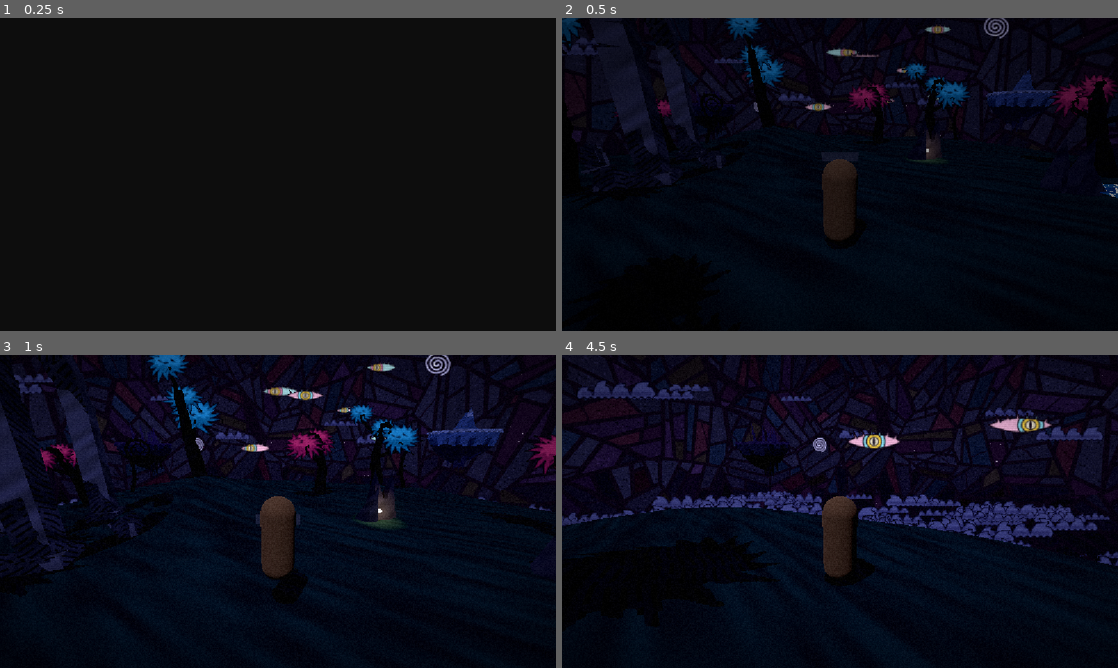
Above: before the commit, frames 1-4 (two rows, left to right).
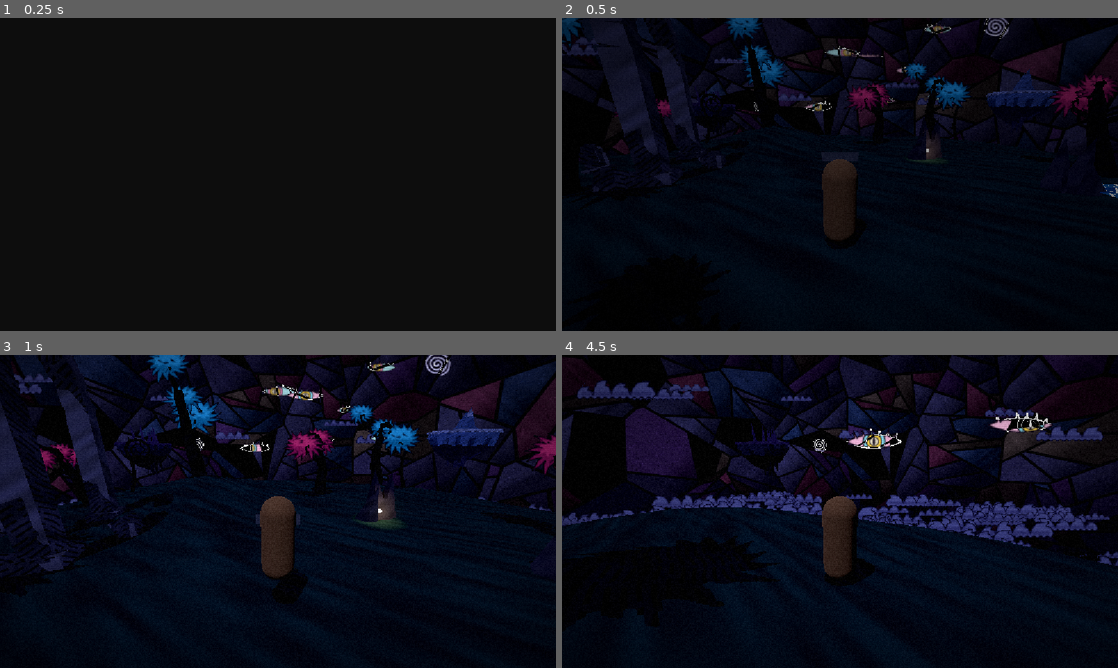
Above: after the commit, the same moments.

Repository: JackVoltaire/Dhull-Garden
Game: Godot game, scene res://scenes/main/main.tscn
Two runs of this game, one before a commit and one after it. Both use one fixed random seed, a clock stepped at 60 frames per second and the inputs below.
Inputs (mouse positions are in pixels of both pictures, inside the frame that each line leads up to):
- Up to frame 1 (0.25 s): no input
- Up to frame 2 (0.5 s): no input
- Up to frame 3 (1 s): tap Enter at 0.5 s; move the mouse to (305, 511) at 0.52 s; hold W (move_forward) from 0.53 s (still down); hold E (interact) from 0.53 s (still down); tap Space (jump) at 0.77 s
- Up to frame 4 (4.5 s): keep holding W (move_forward); move the mouse to (812, 511) at 1.27 s; release E (interact) at 1.28 s; tap Shift (sprint) at 1.35, 2.85, 4.35 s; tap Space (jump) at 1.52, 3.02, 3.77 s; move the mouse to (851, 505) at 2.02 s; hold E (interact) 2.03-2.78 s; move the mouse to (834, 517) at 2.77 s; move the mouse to (878, 514) at 3.52 s; hold E (interact) 3.53-4.28 s; move the mouse to (795, 508) at 4.27 s

Frame 1 is identical in both runs. In frame 2, 2.9% of the frame differs, in the area x 0-100%, y 0-44%; in frame 3, 9.1%; in frame 4, 14%, in the area x 0-100%, y 0-54%.

Commit message:
Cut the sky into irregular shards; draw sky shapes as line art behind the lead
The shards now look like separate pieces of glass, as in the user's
reference: the sky is split into patches along great circles, and each
patch is cut in two along a random straight line, each half again, and
so on, giving irregular, angular shards of many sizes lying every which
way, in thin lead, a few missing. Each shard is shaded inside like thick
glass.

The cut lives in stained_glass.gdshaderinc, shared with the sun, moon,
floating eyes and sky doodles. Wherever the lead or a missing shard
covers one of them, it shows as white line art on black, as if seen
behind the window.

Co-Authored-By: Claude Opus 5.5 <noreply@anthropic.com>

Diff:
--- a/assets/shaders/cardboard_cutout.gdshader
+++ b/assets/shaders/cardboard_cutout.gdshader
@@ -3,6 +3,8 @@
 // frames. Use it on a QuadMesh whose size matches one frame's shape.
 shader_type spatial;
 render_mode cull_disabled, diffuse_toon, specular_disabled;
+
+#include "res://assets/shaders/stained_glass.gdshaderinc"
 
 uniform sampler2D frames : source_color, filter_linear_mipmap;
 uniform int frame_count : hint_range(1, 64) = 4;
@@ -24,6 +26,9 @@
 // How much the world's light falls on the drawing. At 0 it keeps exactly its drawn colors by day
 // and night, as bright as self_light makes it.
 uniform float world_light : hint_range(0.0, 1.0) = 1.0;
+// For drawings in the sky, like floating eyes: they sit behind the sky's stained glass, so where
+// the lead or a missing shard covers them they show as white line art on black.
+uniform bool behind_glass = false;
 // How far the shadow caster sits behind the drawing, along the light, in mesh units; about
 // half the mesh's width. The shadow on the ground stays in place, but the drawing stops
 // shadowing itself.
@@ -86,6 +91,11 @@
 	vec4 color = texture(frames, uv) * tint;
 	ALBEDO = color.rgb * world_light;
 	EMISSION = color.rgb * self_light;
+	if (behind_glass) {
+		float blackness = glass_blackness(normalize(mat3(INV_VIEW_MATRIX) * VERTEX));
+		ALBEDO *= 1.0 - blackness;
+		EMISSION = mix(EMISSION, glass_line_art(color.rgb), blackness);
+	}
 	ALPHA = color.a;
 	ALPHA_SCISSOR_THRESHOLD = alpha_cut;
 	// Also seen from behind (standees), keep the sky-facing normal rather than a flipped one.
--- a/assets/shaders/sky_cutout.gdshader
+++ b/assets/shaders/sky_cutout.gdshader
@@ -1,8 +1,11 @@
 // A drawn cutout far out in the sky, like the sun or moon: always faces the camera and ignores
 // light, fog and shadows. Frames sit side by side in the texture, as in cardboard_cutout, and
-// play in steps. Center the QuadMesh on its middle.
+// play in steps. Center the QuadMesh on its middle. It sits behind the sky's stained glass, so
+// where the lead or a missing shard covers it, it shows as white line art on black.
 shader_type spatial;
 render_mode unshaded, fog_disabled, shadows_disabled, cull_disabled;
+
+#include "res://assets/shaders/stained_glass.gdshaderinc"
 
 uniform sampler2D frames : source_color, filter_linear_mipmap;
 uniform int frame_count : hint_range(1, 64) = 4;
@@ -24,7 +27,8 @@
 
 void fragment() {
 	vec4 color = texture(frames, vec2((UV.x + frame) / float(frame_count), UV.y));
-	ALBEDO = color.rgb * brightness;
+	vec3 view_direction = normalize(mat3(INV_VIEW_MATRIX) * VERTEX);
+	ALBEDO = mix(color.rgb * brightness, glass_line_art(color.rgb), glass_blackness(view_direction));
 	ALPHA = color.a;
 	ALPHA_SCISSOR_THRESHOLD = alpha_cut;
 }
--- a/assets/shaders/stained_glass_sky.gdshader
+++ b/assets/shaders/stained_glass_sky.gdshader
@@ -1,115 +1,35 @@
-// The sky as a speckled mosaic of broken stained glass: long, thin shards of colored glass held
-// in dark lead, lying every which way, with smaller pieces in the gaps. Some shards are cracked,
-// a few are missing, and the glass has broken out of a hole at the top of the sky. Each shard
-// takes its color from the sky gradient where it sits (top_color, horizon_color, ground_color,
-// which SkyCycle sets by time of day), tinted towards the moodboard's reds, blues, purples and
-// gold. Shards near the sun or moon glow, as if lit from behind.
-//
-// How the shards are cut: the sky is split into clusters, each a handful of shards lying the same
-// way. A cluster is cut into long strips with slightly tapering sides, and each strip into
-// lengths with slanted ends. Where a cluster's edge clips its strips, small pieces are left.
+// The sky as a speckled mosaic of broken stained glass: irregular shards of colored glass in thin
+// dark lead, lying every which way, a few of them missing. The cut of the window lives in
+// stained_glass.gdshaderinc, shared with the drawings behind it. Each shard takes its color from
+// the sky gradient where it sits (top_color, horizon_color, ground_color, which SkyCycle sets by
+// time of day), tinted towards the moodboard's reds, blues, purples and gold, and is shaded
+// inside like thick glass. Shards near the sun or moon glow, as if lit from behind.
 shader_type sky;
+
+#include "res://assets/shaders/stained_glass.gdshaderinc"
 
 uniform vec4 top_color : source_color = vec4(0.15, 0.09, 0.36, 1.0);
 uniform vec4 horizon_color : source_color = vec4(0.44, 0.31, 0.7, 1.0);
 uniform vec4 ground_color : source_color = vec4(0.16, 0.1, 0.3, 1.0);
-uniform vec4 lead_color : source_color = vec4(0.07, 0.04, 0.1, 1.0);
-// Size, in degrees, of a cluster of shards that lie the same way.
-uniform float cluster_size : hint_range(3.0, 40.0) = 11.0;
-// Width of a shard, in degrees, and how many times longer than wide it is.
-uniform float shard_width : hint_range(0.5, 10.0) = 2.6;
-uniform float shard_aspect : hint_range(1.0, 10.0) = 4.0;
-// How far, in degrees, a shard's sides can lean off parallel, so shards taper.
-uniform float shard_taper : hint_range(0.0, 15.0) = 9.0;
-// How far, in degrees, a shard's ends can slant off square, so shards come to points.
-uniform float end_slant : hint_range(0.0, 70.0) = 40.0;
-// Width of the lead between shards, in degrees.
-uniform float lead_width : hint_range(0.0, 3.0) = 0.45;
-// Radius, in degrees, of the hole at the top of the sky where the glass broke out.
-uniform float impact_radius : hint_range(0.0, 45.0) = 12.0;
+// The lead between shards, and missing shards.
+uniform vec4 lead_color : source_color = vec4(0.03, 0.02, 0.05, 1.0);
 // Share of shards tinted towards an accent color, and how strongly.
-uniform float accent_share : hint_range(0.0, 1.0) = 0.35;
-uniform float accent_strength : hint_range(0.0, 1.0) = 0.45;
+uniform float accent_share : hint_range(0.0, 1.0) = 0.45;
+uniform float accent_strength : hint_range(0.0, 1.0) = 0.5;
 // How much brighter or darker one shard can be than the next.
-uniform float shard_variation : hint_range(0.0, 0.5) = 0.18;
-// Share of shards broken out of the window, leaving dark holes.
-uniform float missing_share : hint_range(0.0, 0.3) = 0.04;
-// Share of the remaining shards with a crack through them.
-uniform float cracked_share : hint_range(0.0, 1.0) = 0.25;
+uniform float shard_variation : hint_range(0.0, 0.5) = 0.2;
+// How much each shard brightens from one side to the other, and how strong the streaks in it are,
+// like light caught in thick glass.
+uniform float glass_shading : hint_range(0.0, 1.0) = 0.35;
+uniform float glass_streaks : hint_range(0.0, 1.0) = 0.25;
 // How strongly the glass is flecked with lighter and darker specks, and how many there are
 // across one radian of sky.
-uniform float speckle_strength : hint_range(0.0, 1.0) = 0.35;
+uniform float speckle_strength : hint_range(0.0, 1.0) = 0.25;
 uniform float speckle_density : hint_range(10.0, 500.0) = 200.0;
 // How much shards near the sun or moon brighten.
 uniform float backlight : hint_range(0.0, 2.0) = 0.7;
 
 const vec3 ACCENTS[4] = { vec3(0.85, 0.2, 0.35), vec3(0.2, 0.45, 0.95), vec3(0.6, 0.25, 0.9), vec3(1.0, 0.75, 0.25) };
-// Softens the edges of lead and cracks, in radians, about a pixel at common resolutions.
-const float EDGE_SOFTNESS = 0.003;
-
-vec3 hash3(vec3 p) {
-	p = vec3(dot(p, vec3(127.1, 311.7, 74.7)), dot(p, vec3(269.5, 183.3, 246.1)), dot(p, vec3(113.5, 271.9, 124.6)));
-	return fract(sin(p) * 43758.5453);
-}
-
-float value_noise(vec3 p) {
-	vec3 cell = floor(p);
-	vec3 f = fract(p);
-	f = f * f * (3.0 - 2.0 * f);
-	float result = 0.0;
-	for (int i = 0; i < 8; i++) {
-		vec3 corner = vec3(float(i & 1), float((i >> 1) & 1), float((i >> 2) & 1));
-		vec3 weight = mix(1.0 - f, f, corner);
-		result += hash3(cell + corner).x * weight.x * weight.y * weight.z;
-	}
-	return result;
-}
-
-vec2 rotate(vec2 v, float angle) {
-	float c = cos(angle);
-	float s = sin(angle);
-	return vec2(c * v.x - s * v.y, s * v.x + c * v.y);
-}
-
-// Finds the cluster around p: the nearest of the random points scattered one per unit cell.
-// Returns how far p is from the cluster's edge, in the same units as p.
-float nearest_cluster(vec3 p, out vec3 cluster_point, out vec3 cluster_cell) {
-	vec3 cell = floor(p);
-	vec3 to_nearest = vec3(8.0);
-	float nearest = 64.0;
-	for (int x = -1; x <= 1; x++) {
-		for (int y = -1; y <= 1; y++) {
-			for (int z = -1; z <= 1; z++) {
-				vec3 neighbor = cell + vec3(float(x), float(y), float(z));
-				vec3 to_point = neighbor + hash3(neighbor) - p;
-				float squared = dot(to_point, to_point);
-				if (squared < nearest) {
-					nearest = squared;
-					to_nearest = to_point;
-					cluster_cell = neighbor;
-				}
-			}
-		}
-	}
-	cluster_point = p + to_nearest;
-
-	// Each edge lies halfway between the cluster's point and a neighbor's, square to the line
-	// joining them.
-	float edge = 8.0;
-	for (int x = -1; x <= 1; x++) {
-		for (int y = -1; y <= 1; y++) {
-			for (int z = -1; z <= 1; z++) {
-				vec3 neighbor = cluster_cell + vec3(float(x), float(y), float(z));
-				vec3 to_point = neighbor + hash3(neighbor) - p;
-				vec3 between = to_point - to_nearest;
-				if (dot(between, between) > 0.00001) {
-					edge = min(edge, dot(0.5 * (to_nearest + to_point), normalize(between)));
-				}
-			}
-		}
-	}
-	return edge;
-}
 
 vec3 gradient(float height) {
 	if (height >= 0.0) {
@@ -123,76 +43,12 @@
 	if (AT_CUBEMAP_PASS) {
 		COLOR = gradient(EYEDIR.y);
 	} else {
-		float cluster_density = 1.0 / radians(cluster_size);
-		vec3 cluster_point;
-		vec3 cluster_cell;
-		float cluster_edge = nearest_cluster(EYEDIR * cluster_density, cluster_point, cluster_cell)
-				/ cluster_density;
+		GlassShard shard = glass_shard(EYEDIR);
+		vec3 random = glass_hash(shard.id + 17.0);
+		vec3 random2 = glass_hash(shard.id + 29.0);
 
-		// Flat coordinates around the cluster's middle, in radians near the middle. Straight lines
-		// in them are great circles on the sky, so the lead comes out straight.
-		vec3 middle = normalize(cluster_point);
-		vec3 reference = abs(middle.y) > 0.9 ? vec3(1.0, 0.0, 0.0) : vec3(0.0, 1.0, 0.0);
-		vec3 side = normalize(cross(middle, reference));
-		vec3 up = cross(side, middle);
-		vec2 plane = vec2(dot(EYEDIR, side), dot(EYEDIR, up)) / dot(EYEDIR, middle);
-
-		// The way this cluster's shards lie.
-		vec3 cluster_random = hash3(cluster_cell + 5.0);
-		vec2 lengthwise = rotate(vec2(1.0, 0.0), cluster_random.x * PI);
-		vec2 crosswise = vec2(-lengthwise.y, lengthwise.x);
-
-		// Strips: the sides are lines across the cluster, roughly a shard apart and leaning a
-		// little off parallel. The strip is the one whose lower side this point is past.
-		float width = radians(shard_width);
-		float first = floor(dot(plane, crosswise) / width) - 2.0;
-		float strip = first;
-		float below = 8.0;
-		float above = 8.0;
-		for (int i = 0; i <= 4; i++) {
-			float k = first + float(i);
-			vec3 random = hash3(cluster_cell + vec3(k * 7.13, 0.0, 11.0));
-			vec2 normal = rotate(crosswise, (random.x - 0.5) * 2.0 * radians(shard_taper));
-			float distance_past = dot(plane, normal) - (k + (random.y - 0.5) * 0.6) * width;
-			if (distance_past >= 0.0) {
-				strip = k;
-				below = distance_past;
-			} else if (-distance_past < above) {
-				above = -distance_past;
-			}
-		}
-
-		// Lengths: cuts across the strip, a few shard widths apart and slanted.
-		vec3 strip_random = hash3(cluster_cell + vec3(strip * 7.13, 0.0, 23.0));
-		float piece_length = width * shard_aspect * (0.6 + 0.8 * strip_random.x);
-		float phase = strip_random.y;
-		float along = dot(plane, lengthwise);
-		float first_cut = floor(along / piece_length + phase) - 1.0;
-		float piece = first_cut;
-		float behind = 8.0;
-		float ahead = 8.0;
-		for (int i = 0; i <= 2; i++) {
-			float j = first_cut + float(i);
-			vec3 random = hash3(cluster_cell + vec3(strip * 7.13, j * 3.71, 37.0));
-			vec2 normal = rotate(lengthwise, (random.x - 0.5) * 2.0 * radians(end_slant));
-			float distance_past = dot(plane, normal) - (j - phase) * piece_length;
-			if (distance_past >= 0.0) {
-				piece = j;
-				behind = distance_past;
-			} else if (-distance_past < ahead) {
-				ahead = -distance_past;
-			}
-		}
-		float edge_distance = min(cluster_edge, min(min(below, above), min(behind, ahead)));
-
-		vec3 shard_id = cluster_cell + vec3(strip * 7.13, piece * 3.71, 0.0);
-		vec3 random = hash3(shard_id + 17.0);
-		vec3 random2 = hash3(shard_id + 41.0);
-
-		// One plane color per shard, from the gradient at its middle.
-		vec2 plane_middle = crosswise * (strip + 0.5) * width + lengthwise * (piece + 0.5 - phase) * piece_length;
-		vec3 shard_direction = normalize(middle + side * plane_middle.x + up * plane_middle.y);
-		vec3 color = gradient(shard_direction.y);
+		// One color per shard, from the gradient at its middle.
+		vec3 color = gradient(shard.middle_direction.y);
 		if (random.x < accent_share) {
 			vec3 accent = ACCENTS[int(random.y * 4.0) % 4];
 			// Keep the shard's brightness, so accents tint the sky's mood rather than replace it.
@@ -202,37 +58,24 @@
 		}
 		color *= 1.0 + (random.z - 0.5) * 2.0 * shard_variation;
 		if (LIGHT0_ENABLED) {
-			float toward_light = max(dot(shard_direction, LIGHT0_DIRECTION), 0.0);
+			float toward_light = max(dot(shard.middle_direction, LIGHT0_DIRECTION), 0.0);
 			color *= 1.0 + pow(toward_light, 6.0) * backlight;
 		}
 
+		// Inside the shard, like thick glass: lighter towards one side, with soft streaks running
+		// across it.
+		vec2 light_way = vec2(cos(random2.x * TAU), sin(random2.x * TAU));
+		vec2 from_middle = (shard.position - shard.middle) / shard.size;
+		float shading = clamp(dot(from_middle, light_way), -1.0, 1.0) * glass_shading;
+		vec2 streak_way = vec2(cos(random2.y * PI), sin(random2.y * PI));
+		float streak_coordinate = dot(shard.position, streak_way) / shard.size;
+		float streaks = glass_noise(vec3(streak_coordinate * 2.5, random2.z * 50.0, 0.0)) - 0.5;
+		color *= 1.0 + shading + streaks * 2.0 * glass_streaks;
+
 		// Specks in the glass.
-		float speck = value_noise(EYEDIR * speckle_density);
+		float speck = glass_noise(EYEDIR * speckle_density);
 		color *= 1.0 + (smoothstep(0.75, 0.85, speck) - smoothstep(0.25, 0.15, speck)) * speckle_strength;
 
-		// A broken-out shard, in the hole at the top or anywhere at random: dark, with the odd
-		// glint. The hole goes by cluster, so its rim is jagged.
-		bool in_impact = middle.y > cos(radians(impact_radius));
-		bool missing = in_impact || random2.x < missing_share;
-		if (missing) {
-			color = lead_color.rgb * 1.6 + vec3(step(0.93, speck)) * 0.5;
-		}
-
-		// A crack: a thin, wavering line across the shard, through its middle, at a random angle.
-		float crack = 0.0;
-		if (!missing && random2.y < cracked_share) {
-			vec2 across = normalize(random2.xz - 0.5);
-			float wobble = (value_noise(EYEDIR * 60.0) - 0.5) * 0.006;
-			float distance_to_crack = abs(dot(plane - plane_middle, across) + wobble);
-			crack = 1.0 - smoothstep(0.001, 0.001 + EDGE_SOFTNESS, distance_to_crack);
-		}
-
-		float half_lead = radians(lead_width) * 0.5;
-		float lead = 1.0 - smoothstep(half_lead, half_lead + EDGE_SOFTNESS, edge_distance);
-		// The hole has no lead inside it, only round its rim.
-		if (in_impact) {
-			lead = 0.0;
-		}
-		COLOR = mix(color, lead_color.rgb, max(lead, crack * 0.85));
+		COLOR = mix(color, lead_color.rgb, glass_shard_blackness(shard));
 	}
 }
--- a/scenes/environment/doodles/doodles.tres
+++ b/scenes/environment/doodles/doodles.tres
@@ -11,6 +11,7 @@
 shader_parameter/fps = 3.0
 shader_parameter/variants = 3
 shader_parameter/self_light = 0.8
+shader_parameter/behind_glass = true
 
 [resource]
 material = SubResource("ShaderMaterial_cutout")
--- a/scenes/environment/floating_eyes/floating_eye.tres
+++ b/scenes/environment/floating_eyes/floating_eye.tres
@@ -12,6 +12,7 @@
 shader_parameter/variants = 2
 shader_parameter/self_light = 1.0
 shader_parameter/world_light = 0.0
+shader_parameter/behind_glass = true
 
 [resource]
 material = SubResource("ShaderMaterial_cutout")
Not shown, added: assets/shaders/stained_glass.gdshaderinc
Not shown, added: assets/shaders/stained_glass.gdshaderinc.uid
Not shown, changed: README.md
